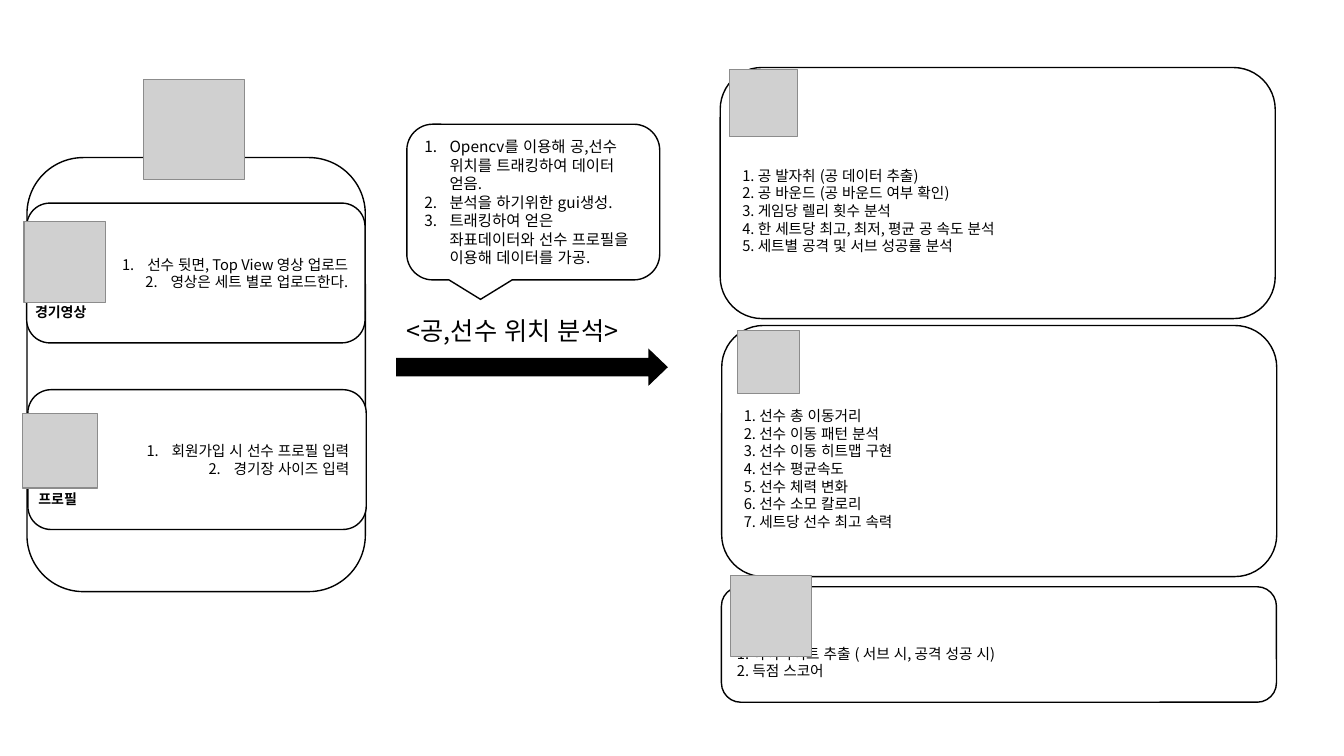
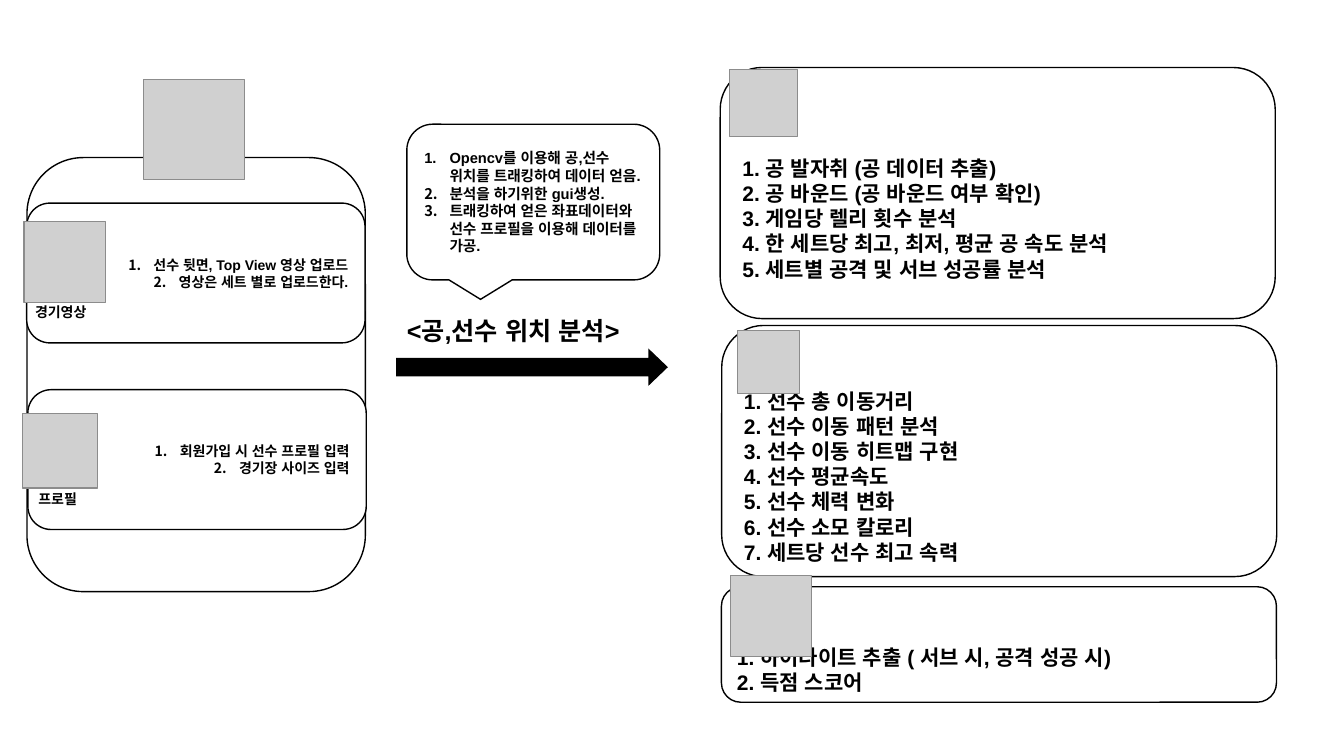
Before and after one commit to kpuce2022CD/Pierrot, a slide deck: slide 1 of architecture/productBackLog 자료.pptx. Drawn at 1344x756 pixels with LibreOffice and Linux fonts; fonts in the diff are those of the drawing; grey boxes stand for pictures. Boxes give left, top, right and bottom in pixels: in the first picture for what was removed or moved away, otherwise in the second. Text is boxed around its words. In the diff, an @@ line names an element or a change of style, - is before the commit and + after.

```diff
--- a/architecture/productBackLog 자료.pptx
+++ b/architecture/productBackLog 자료.pptx
@@ rounded speech box "Opencv를 이용해 공,선수 위치를 트래킹하여 ..." at bbox=[407, 124, 660, 279]: size 11 to 10.5 pt, font Noto Sans CJK KR to Arial, bold on @@
@@ rounded rectangle "선수 뒷면, Top View 영상 ..." at bbox=[26, 203, 365, 343]: size 10.5 to 10 pt, font Noto Sans CJK KR to Arial, bold on @@
@@ text "<공,선수 위치 분석>" at bbox=[407, 319, 620, 344]: font Noto Sans CJK KR to Arial, bold on @@
@@ size 10.5 to 15 pt, font Noto Sans CJK KR to Arial, bold on in 3 elements at bbox=[722, 587, 1277, 703], bbox=[721, 68, 1276, 319], bbox=[722, 326, 1277, 577] @@
@@ rounded rectangle "회원가입 시 선수 프로필 입력" at bbox=[28, 390, 367, 530]: size 10.5 to 10 pt, font Noto Sans CJK KR to Arial, bold on @@
```
Also in this commit, not shown: 1 other slide changed, 2 other files.
